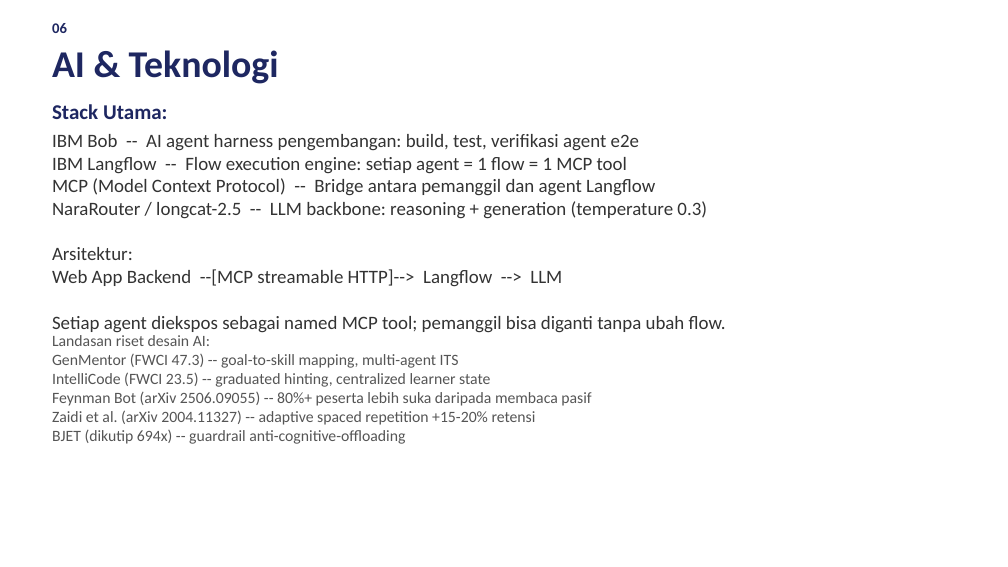
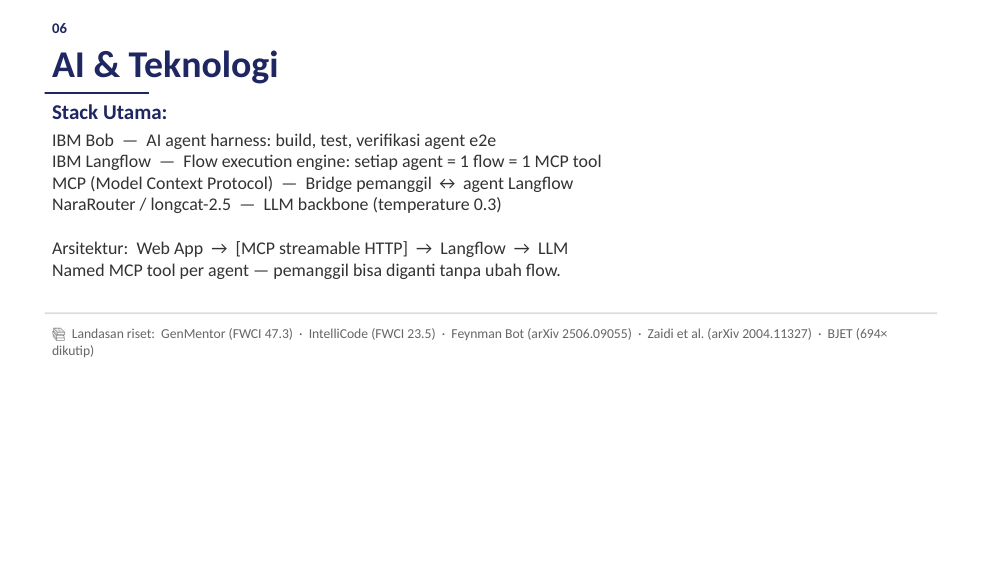
Before and after one commit to mmuchsin/serambi-ai, a slide deck: slide 6 of slides/serambi-pitch-deck.pptx. Drawn at 1008x567 pixels with LibreOffice and Linux fonts; fonts in the diff are those of the drawing. Boxes give left, top, right and bottom in pixels: in the first picture for what was removed or moved away, otherwise in the second. Text is boxed around its words. In the diff, an @@ line names an element or a change of style, - is before the commit and + after.

```diff
--- a/slides/serambi-pitch-deck.pptx
+++ b/slides/serambi-pitch-deck.pptx
@@ rectangle added at [45, 92, 149, 94], fill #1E2761 @@
@@ text at [52, 133, 602, 279]: text changed; size 18 to 17 pt @@
-IBM Bob -- AI agent harness pengembangan: build, test, verifikasi agent e2e
-IBM Langflow -- Flow execution engine: setiap agent = 1 flow = 1 MCP tool
-MCP (Model Context Protocol) -- Bridge antara pemanggil dan agent Langflow
-NaraRouter / longcat-2.5 -- LLM backbone: reasoning + generation (temperature 0.3)
-Arsitektur:
-Web App Backend --[MCP streamable HTTP]--> Langflow --> LLM
-Setiap agent diekspos sebagai named MCP tool; pemanggil bisa diganti tanpa ubah flow.
+IBM Bob — AI agent harness: build, test, verifikasi agent e2e
+IBM Langflow — Flow execution engine: setiap agent = 1 flow = 1 MCP tool
+MCP (Model Context Protocol) — Bridge pemanggil ↔ agent Langflow
+NaraRouter / longcat-2.5 — LLM backbone (temperature 0.3)
+Arsitektur: Web App → [MCP streamable HTTP] → Langflow → LLM
+Named MCP tool per agent — pemanggil bisa diganti tanpa ubah flow.
@@ rectangle added at [45, 312, 938, 314], fill #DDDDDD @@
@@ text at [52, 328, 888, 357]: text changed; size 15 to 13 pt; text colour #555555 to #666666 @@
-Landasan riset desain AI:
-GenMentor (FWCI 47.3) -- goal-to-skill mapping, multi-agent ITS
-IntelliCode (FWCI 23.5) -- graduated hinting, centralized learner state
-Feynman Bot (arXiv 2506.09055) -- 80%+ peserta lebih suka daripada membaca pasif
-Zaidi et al. (arXiv 2004.11327) -- adaptive spaced repetition +15-20% retensi
-BJET (dikutip 694x) -- guardrail anti-cognitive-offloading
+📚 Landasan riset: GenMentor (FWCI 47.3) · IntelliCode (FWCI 23.5) · Feynman Bot (arXiv 2506.09055) · Zaidi et al. (arXiv 2004.11327) · BJET (694× dikutip)
```
Also in this commit, not shown: 9 other slides changed, 1 other file.
